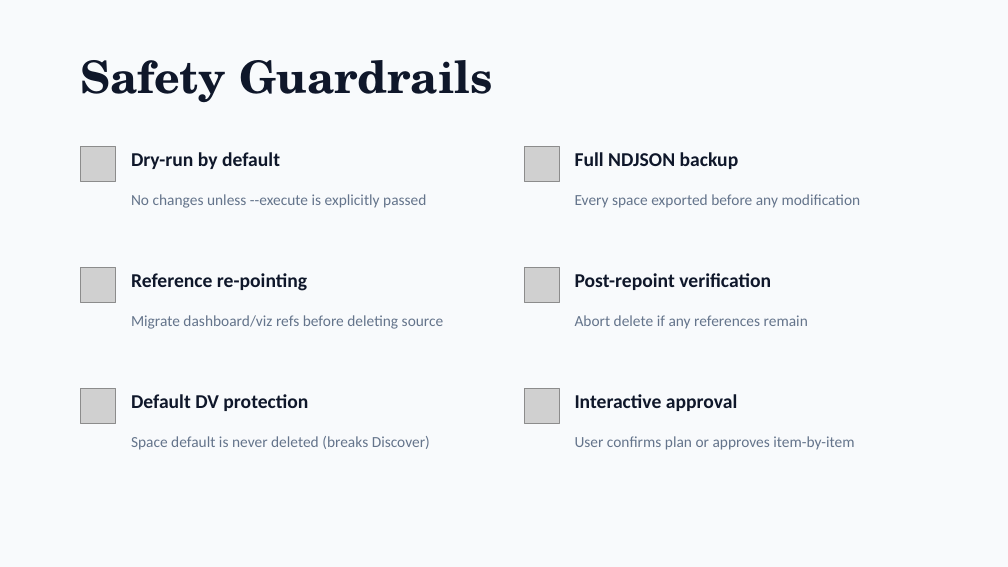
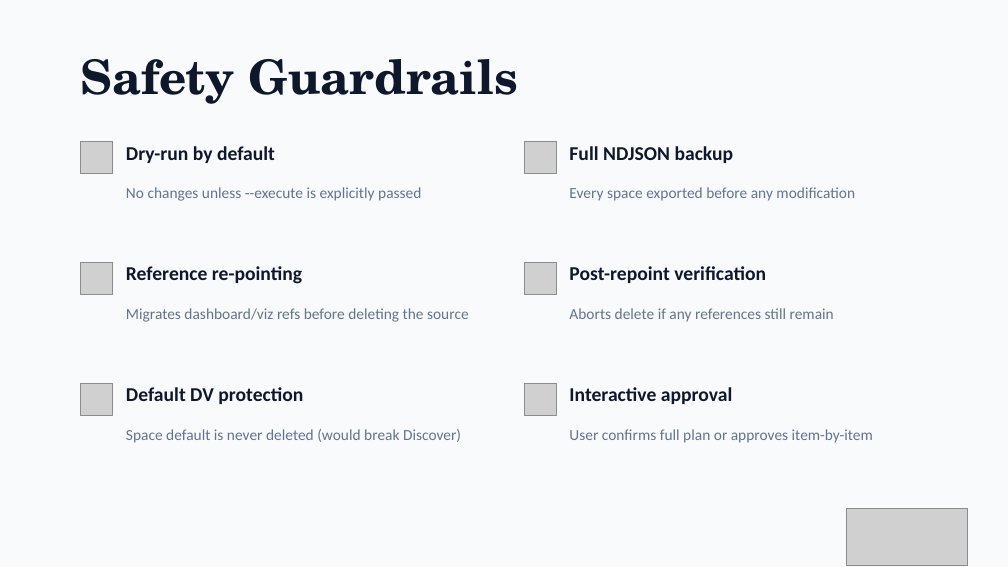
Before and after one commit to olajio/kibana-dataview-deduplicator, a slide deck: slide 7 of Duplicate_DataViews_Toolkit.pptx (slide 8 before the commit). Drawn at 1008x567 pixels with LibreOffice and Linux fonts; fonts in the diff are those of the drawing; grey boxes stand for pictures. Boxes give left, top, right and bottom in pixels: in the first picture for what was removed or moved away, otherwise in the second. Text is boxed around its words. In the diff, an @@ line names an element or a change of style, - is before the commit and + after.

```diff
--- a/Duplicate_DataViews_Toolkit.pptx
+++ b/Duplicate_DataViews_Toolkit.pptx
@@ text "Safety Guardrails" at bbox=[81, 59, 518, 104]: size 32 to 34 pt @@
@@ text "Dry-run by default": place and size @@
-text "Dry-run by default" at bbox=[131, 152, 280, 169]
+text "Dry-run by default" at bbox=[126, 146, 275, 163]
@@ text "Full NDJSON backup": place and size @@
-text "Full NDJSON backup" at bbox=[575, 152, 739, 169]
+text "Full NDJSON backup" at bbox=[569, 146, 734, 163]
@@ text "No changes unless --execute is ...": place and size @@
-text "No changes unless --execute is ..." at bbox=[131, 194, 426, 208]
+text "No changes unless --execute is ..." at bbox=[126, 187, 421, 201]
@@ text "Every space exported before any ...": place and size @@
-text "Every space exported before any ..." at bbox=[575, 194, 861, 208]
+text "Every space exported before any ..." at bbox=[569, 187, 855, 201]
@@ text "Reference re-pointing": place and size @@
-text "Reference re-pointing" at bbox=[131, 273, 307, 291]
+text "Reference re-pointing" at bbox=[126, 266, 302, 284]
@@ text "Post-repoint verification": place and size @@
-text "Post-repoint verification" at bbox=[575, 273, 771, 290]
+text "Post-repoint verification" at bbox=[569, 266, 766, 283]
@@ text at bbox=[126, 308, 469, 322]: text changed @@
-Migrate dashboard/viz refs before deleting source
+Migrates dashboard/viz refs before deleting the source
@@ text at bbox=[569, 308, 834, 322]: text changed @@
-Abort delete if any references remain
+Aborts delete if any references still remain
@@ text "Default DV protection": place and size @@
-text "Default DV protection" at bbox=[131, 394, 308, 411]
+text "Default DV protection" at bbox=[126, 387, 303, 404]
@@ 6 pictures: place and size @@
-6 pictures at bbox=[81, 146, 559, 423]
+6 pictures at bbox=[81, 141, 556, 415]
@@ text "Interactive approval": place and size @@
-text "Interactive approval" at bbox=[575, 394, 738, 411]
+text "Interactive approval" at bbox=[569, 387, 733, 404]
@@ text at bbox=[126, 429, 461, 443]: text changed @@
-Space default is never deleted (breaks Discover)
+Space default is never deleted (would break Discover)
@@ text at bbox=[569, 429, 873, 443]: text changed @@
-User confirms plan or approves item-by-item
+User confirms full plan or approves item-by-item
@@ picture added at bbox=[847, 509, 968, 565] @@
```
Also in this commit, not shown: 8 other slides changed, 2 slides added, 3 other files.
